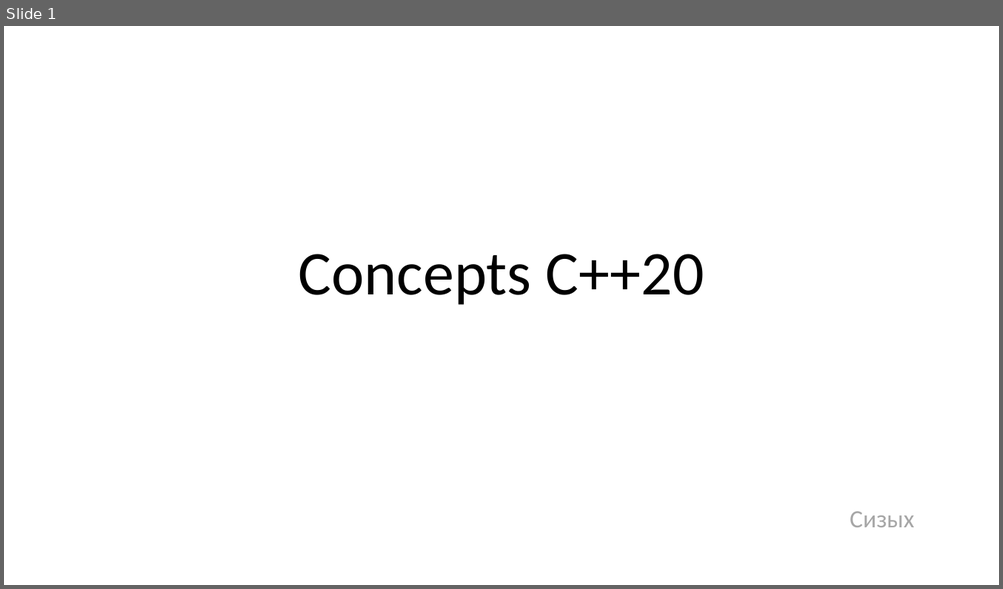
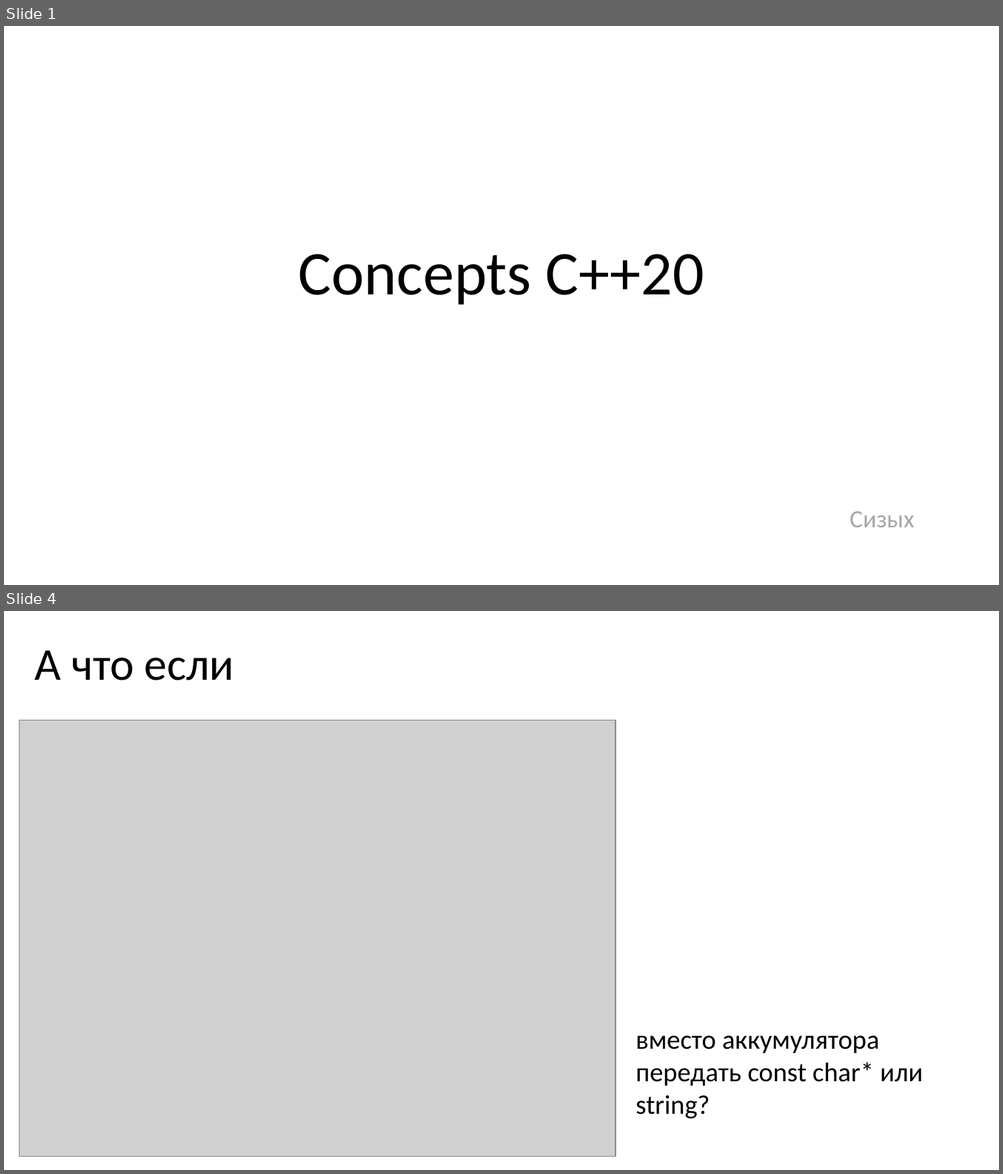
Before and after one commit to PeOpLeRu/Doklad_concepts, a slide deck: concepts.pptx. Shown one above the other, each under a label of ours: slide 1 before the commit, slides 1 and 4 after it; the slides between them are not shown. The pictures are 1003x589 and 1003x1174 pixels, drawn with LibreOffice and Linux fonts; fonts in the diff are those of the drawing; grey boxes stand for pictures. Boxes give left, top, right and bottom in pixels: in the first picture for what was removed or moved away, otherwise in the second. Text is boxed around its words. In the diff, an @@ line names an element or a change of style, - is before the commit and + after.

```diff
--- a/concepts.pptx
+++ b/concepts.pptx
@@ slide 4 added at <box>4,611,999,1170</box>, background #FFFFFF @@
@@ title added at <box>35,650,234,681</box>, 44 pt, text #000000 @@
+А что если
@@ picture added at <box>19,720,616,1157</box> @@
@@ text added at <box>635,1036,922,1119</box>, 26 pt, text #000000 @@
+вместо аккумулятора передать const char* или string?
```
Also in this commit, not shown: 19 other slides added, 7 slides removed.
